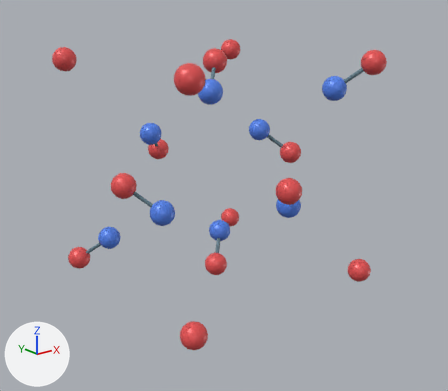
The glTF model ChemDex/assets/periodic-table/crystals/chat-solid-nitrous-oxide.glb, before and after one commit.
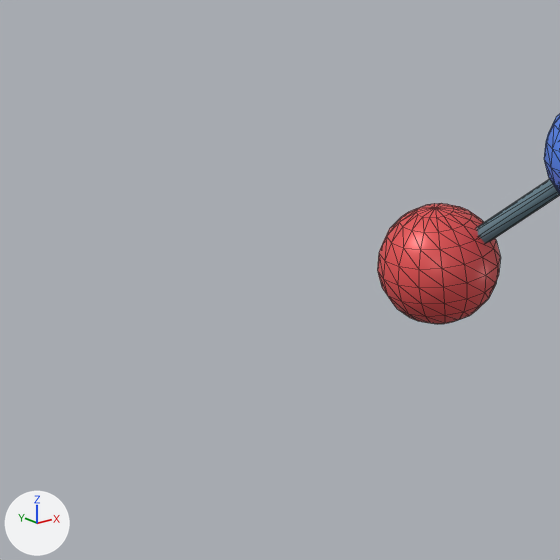
The first picture shows the older version from a 50 mm lens placed at (-10.11, -13.01, 4.34), pointed at (0.04, -0.33, -0.73). The close-ups show the older and then the newer version on the part from 0% to 23% of the width and 54% to 80% of the height of that picture. Only the edits that show in the close-ups are written down. The lights are fixed; the arrows at lower left show +X, +Y and +Z. The close-ups show mesh edges as thin lines.

Before the edit, the objects in view are built like this:
```python
me_mesh_1 = bpy.data.meshes.new('Mesh_1')
me_mesh_1.from_pydata(...)  # 170 vertices, 288 faces; spans x -0.32..0.32, y -0.32..0.32, z -0.32..0.32
me_mesh_1.materials.append(mat_material_1)  # blue #5383ec
me_mesh_2 = bpy.data.meshes.new('Mesh_2')
me_mesh_2.from_pydata(...)  # 16 vertices, 24 faces; spans x -0.87..0.87, y -1.0..1.0, z -0.5..0.5
me_mesh_2.materials.append(mat_material_2)  # blue #627d89
ob_mesh_2 = bpy.data.objects.new('Mesh_2', me_mesh_2)
ob_mesh_2.parent = ob_node_22
ob_mesh_2.location = (5.385, -5.385, 5.385)
ob_mesh_2.rotation_euler = (-2.356, -0.615, 1.309)  # degrees (-135, -35, 75)
ob_mesh_2.scale = (0.055, 0.055, 1.16)
ob_mesh_2_001 = bpy.data.objects.new('Mesh_2.001', me_mesh_2)
ob_mesh_2_001.parent = ob_node_22
ob_mesh_2_001.location = (0.335, -0.335, 0.335)
ob_mesh_2_001.rotation_euler = (0.785, 0.615, 0.262)  # degrees (45, 35, 15)
ob_mesh_2_001.scale = (0.055, 0.055, 1.16)
ob_n___n___1 = bpy.data.objects.new('N · N · 1', me_mesh_1)
ob_n___n___1.parent = ob_n2o_rắn
ob_n___n___1.location = (0.669, -0.669, 0.669)
# also in view: 'O · O · 1' at (-2.86, 2.86, -2.86)
```
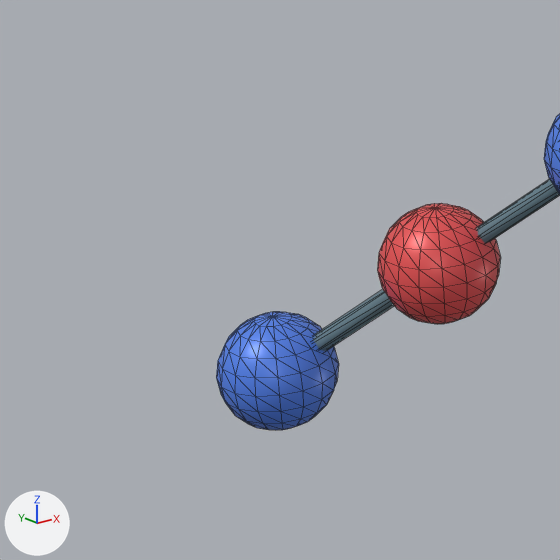
Boxes [x1, y1, x2, y2] around the edits, measured in the close-ups (560 x 560 px):
'N · N · 1.008', added (blue)
    after: [216, 312, 339, 430]
'Mesh_2', moved (not visible before)
    after: [313, 289, 394, 351]

What changed in the scene script:
```text
Change ob_mesh_2:
    ob_mesh_2.location: (5.385, -5.385, 5.385) -> (-0.335, 0.335, -0.335)
Add ob_n___n___1_008:
    ob_n___n___1_008 = bpy.data.objects.new('N · N · 1.008', me_mesh_1)
    ob_n___n___1_008.parent = ob_n2o_rắn
    ob_n___n___1_008.location = (-0.669, 0.669, -0.669)
```
